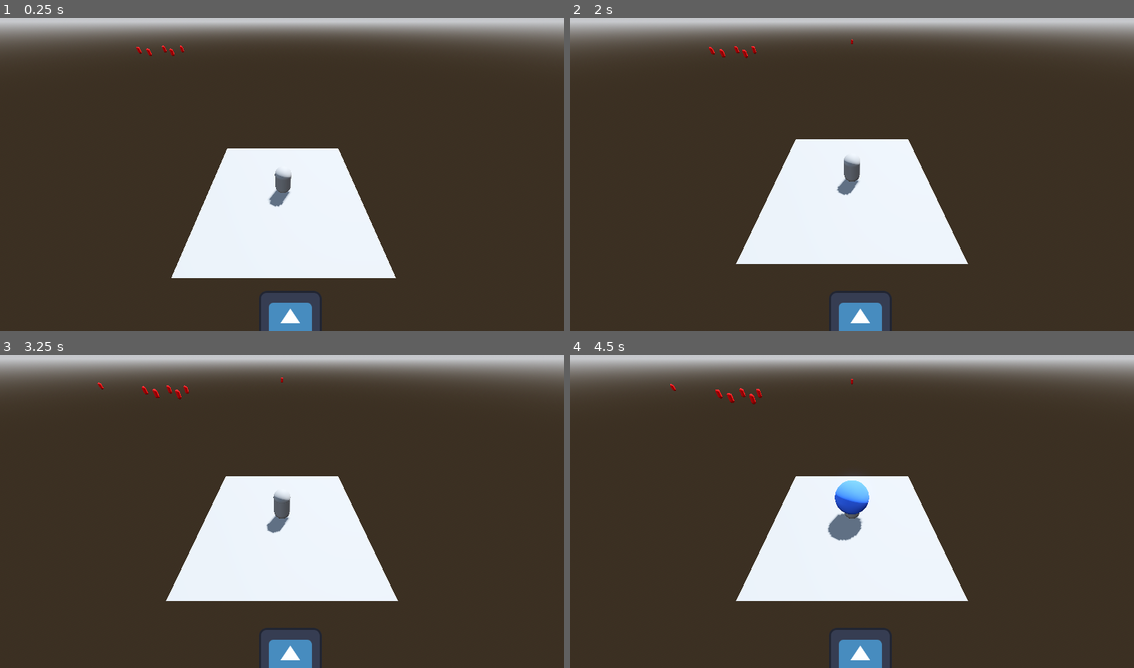
Above: before the commit, frames 1-4 (two rows, left to right).
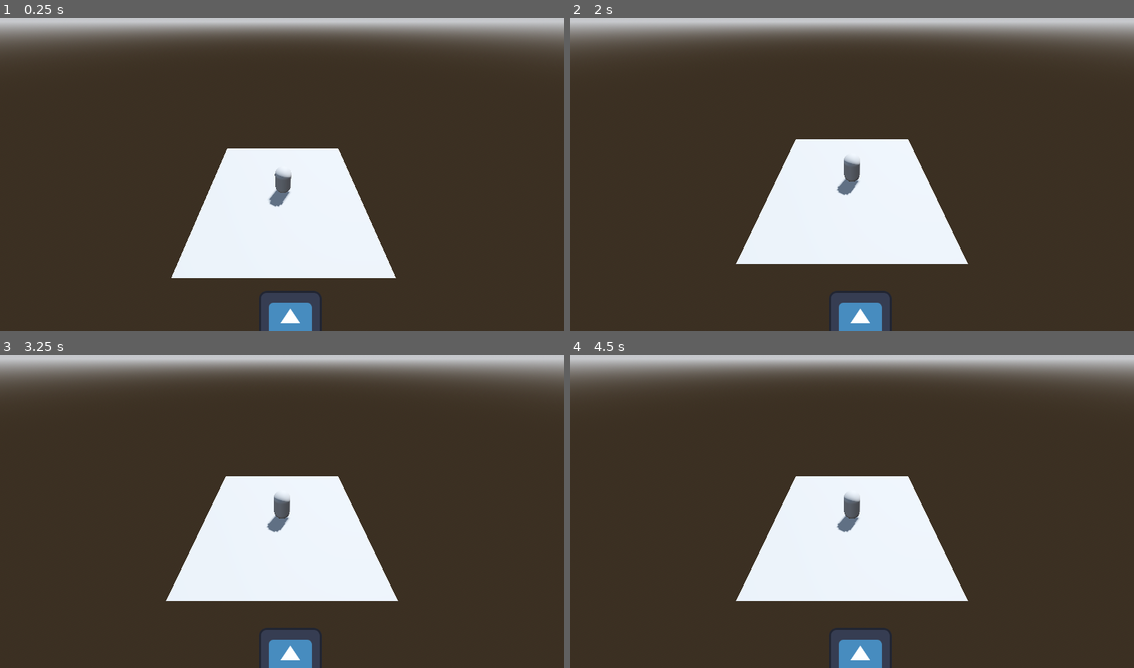
Above: after the commit, the same moments.

Repository: RadekWalaszczyk/ProjektJez
Game: Godot game, scene res://Scenes/test_scene.tscn
Same seed, same stepped clock (60 frames per second), same inputs: the game is played once before the commit and once after it. The engine's default icon, where the game draws it, is replaced by a stand-in: a white triangle on a blue panel in a dark square. Sound files missing from this copy of the repository are replaced by a short silence.
Inputs:
- Up to frame 1 (0.25 s): no input
- Up to frame 2 (2 s): hold Right (SpellRight) 0.53-1.28 s; hold Down (SpellDown) from 1.28 s (still down)
- Up to frame 3 (3.25 s): release Down (SpellDown) at 2.03 s; hold Right (SpellRight) 2.03-2.78 s; hold Up (SpellUp) from 2.78 s (still down)
- Up to frame 4 (4.5 s): release Up (SpellUp) at 3.53 s; hold Left (SpellLeft) from 3.53 s (still down); tap Enter at 4.25 s

The runs differ from the first frame. In frame 1, less than 0.1% of the frame differs, in the area x 24-33%, y 8-13%; in frame 2, less than 0.1%; in frame 3, 0.2%; in frame 4, 0.9%, in the area x 17-54%, y 7-60%.
Error after the commit: Invalid operands 'Vector3' and 'float' in operator '<'. (res://Scripts/SpellMoving.gd:17)

Commit message:
cos tam ten

Diff:
--- a/Prefabs/Enemy.tscn
+++ /dev/null
@@ -1,33 +0,0 @@
-[gd_scene load_steps=6 format=3 uid="uid://03an3wx3hf2"]
-
-[ext_resource type="Script" path="res://Scripts/EnemyTemporary.gd" id="1_3flk0"]
-
-[sub_resource type="CapsuleShape3D" id="CapsuleShape3D_tigcc"]
-
-[sub_resource type="StandardMaterial3D" id="StandardMaterial3D_1o8pg"]
-albedo_color = Color(1, 0, 0, 1)
-
-[sub_resource type="CapsuleMesh" id="CapsuleMesh_uvho3"]
-
-[sub_resource type="BoxShape3D" id="BoxShape3D_2tte3"]
-
-[node name="Enemy" type="RigidBody3D"]
-gravity_scale = 0.0
-can_sleep = false
-script = ExtResource("1_3flk0")
-
-[node name="CollisionShape3D" type="CollisionShape3D" parent="."]
-transform = Transform3D(0.8, 0, 0, 0, 0.8, 0, 0, 0, 0.8, 0, 0, 0)
-shape = SubResource("CapsuleShape3D_tigcc")
-
-[node name="MeshInstance3D" type="MeshInstance3D" parent="."]
-material_override = SubResource("StandardMaterial3D_1o8pg")
-mesh = SubResource("CapsuleMesh_uvho3")
-skeleton = NodePath("../..")
-
-[node name="Area3D" type="Area3D" parent="."]
-collision_layer = 2
-
-[node name="CollisionShape3D" type="CollisionShape3D" parent="Area3D"]
-transform = Transform3D(1.5, 0, 0, 0, 1.5, 0, 0, 0, 1.5, 0, 0, 0)
-shape = SubResource("BoxShape3D_2tte3")
--- a/Prefabs/Player.tscn
+++ b/Prefabs/Player.tscn
@@ -1,16 +1,13 @@
-[gd_scene load_steps=14 format=3 uid="uid://cjt64ue20a5f1"]
+[gd_scene load_steps=11 format=3 uid="uid://cjt64ue20a5f1"]
 
 [ext_resource type="Script" path="res://Scripts/PlayerController.gd" id="1_dyoh4"]
 [ext_resource type="Script" path="res://Scripts/CameraController.gd" id="2_rb82a"]
 [ext_resource type="Script" path="res://Scripts/SpellController.gd" id="3_ynroj"]
 [ext_resource type="Script" path="res://Scripts/BeatManager.gd" id="4_58vux"]
-[ext_resource type="PackedScene" uid="uid://wom7fr4ycw5y" path="res://Prefabs/Spells/SpellTemporary.tscn" id="4_l2lvl"]
+[ext_resource type="PackedScene" uid="uid://c5wsxgtgqh6m2" path="res://Prefabs/SpellsBasic/SpellBasic.tscn" id="4_ghpdn"]
 [ext_resource type="Texture2D" uid="uid://gh88pfdp6dlv" path="res://icon.svg" id="4_xoeax"]
-[ext_resource type="PackedScene" uid="uid://c5biu4oit5131" path="res://Prefabs/Spells/SpellAOETemp.tscn" id="5_i1tak"]
 [ext_resource type="AudioStream" uid="uid://bc7ugctiq70x4" path="res://Music/1-Trillion-BPM-_beats-per-minute_-Experiment.mp3" id="5_jstij"]
-[ext_resource type="PackedScene" uid="uid://bl1s80fh4bln2" path="res://Prefabs/Spells/SpellAOEComboTemp.tscn" id="6_btlrf"]
 [ext_resource type="Script" path="res://Scripts/EnemySpawnerTemp.gd" id="10_sw5ne"]
-[ext_resource type="PackedScene" uid="uid://03an3wx3hf2" path="res://Prefabs/Enemy.tscn" id="11_wvhgo"]
 
 [sub_resource type="CapsuleShape3D" id="CapsuleShape3D_sp17g"]
 
@@ -41,11 +38,9 @@
 
 [node name="SpellController" type="Node" parent="." node_paths=PackedStringArray("Beat")]
 script = ExtResource("3_ynroj")
+Beat = NodePath("../BeatManager")
 BeatMargin = 0.25
-Beat = NodePath("../BeatManager")
-Spell = ExtResource("4_l2lvl")
-SpellMine = ExtResource("5_i1tak")
-SpellCombo = ExtResource("6_btlrf")
+BasicSpells = Array[PackedScene]([ExtResource("4_ghpdn"), ExtResource("4_ghpdn"), ExtResource("4_ghpdn"), ExtResource("4_ghpdn")])
 
 [node name="DebugBeat" type="TextureRect" parent="SpellController"]
 offset_left = 529.0
@@ -61,13 +56,9 @@
 
 [node name="StartTimer" type="Timer" parent="BeatManager"]
 
-[node name="EnemySpawnerTemp" type="Node3D" parent="." node_paths=PackedStringArray("Player")]
+[node name="EnemySpawnerTemp" type="Node3D" parent="."]
 script = ExtResource("10_sw5ne")
-Player = NodePath("../PlayerController")
-Enemy = ExtResource("11_wvhgo")
-radius = 100.0
 
 [node name="Timer" type="Timer" parent="EnemySpawnerTemp"]
-autostart = true
 
 [connection signal="timeout" from="EnemySpawnerTemp/Timer" to="EnemySpawnerTemp" method="_on_timer_timeout"]
--- a/Prefabs/Spells/SpellAOEComboTemp.tscn
+++ /dev/null
@@ -1,42 +0,0 @@
-[gd_scene load_steps=5 format=3 uid="uid://bl1s80fh4bln2"]
-
-[ext_resource type="Script" path="res://Scripts/BasicTemporarySpell.gd" id="1_00drg"]
-
-[sub_resource type="StandardMaterial3D" id="StandardMaterial3D_tf1xq"]
-albedo_color = Color(0.239216, 0.431373, 0.0705882, 1)
-
-[sub_resource type="SphereMesh" id="SphereMesh_osvim"]
-
-[sub_resource type="SphereShape3D" id="SphereShape3D_dkwxi"]
-
-[node name="SpellTemporary" type="Node3D"]
-script = ExtResource("1_00drg")
-ProjectileSpeed = 0.0
-ProjectileDamage = 4.0
-DestroyInTime = true
-
-[node name="MeshInstance3D" type="MeshInstance3D" parent="."]
-transform = Transform3D(10, 0, 0, 0, 10, 0, 0, 0, 10, 0, 1, 0)
-material_override = SubResource("StandardMaterial3D_tf1xq")
-mesh = SubResource("SphereMesh_osvim")
-
-[node name="NearestEnemy" type="Area3D" parent="."]
-collision_mask = 2
-
-[node name="CollisionShape3D" type="CollisionShape3D" parent="NearestEnemy"]
-transform = Transform3D(30, 0, 0, 0, 30, 0, 0, 0, 30, 0, 0, 0)
-shape = SubResource("SphereShape3D_dkwxi")
-
-[node name="HitCollider" type="Area3D" parent="."]
-collision_mask = 2
-
-[node name="CollisionShape3D" type="CollisionShape3D" parent="HitCollider"]
-transform = Transform3D(10, 0, 0, 0, 10, 0, 0, 0, 10, 0, 1.00024, 0)
-shape = SubResource("SphereShape3D_dkwxi")
-
-[node name="Timer" type="Timer" parent="."]
-wait_time = 0.5
-autostart = true
-
-[connection signal="area_entered" from="HitCollider" to="." method="_on_hit_collider_area_entered"]
-[connection signal="timeout" from="Timer" to="." method="_on_timer_timeout"]
--- a/Prefabs/Spells/SpellAOETemp.tscn
+++ /dev/null
@@ -1,41 +0,0 @@
-[gd_scene load_steps=5 format=3 uid="uid://c5biu4oit5131"]
-
-[ext_resource type="Script" path="res://Scripts/BasicTemporarySpell.gd" id="1_johr6"]
-
-[sub_resource type="StandardMaterial3D" id="StandardMaterial3D_tf1xq"]
-albedo_color = Color(0.239216, 0.431373, 1, 1)
-
-[sub_resource type="SphereMesh" id="SphereMesh_osvim"]
-
-[sub_resource type="SphereShape3D" id="SphereShape3D_dkwxi"]
-
-[node name="SpellTemporary" type="Node3D"]
-script = ExtResource("1_johr6")
-ProjectileSpeed = 0.0
-ProjectileDamage = 2.0
-
-[node name="MeshInstance3D" type="MeshInstance3D" parent="."]
-transform = Transform3D(2, 0, 0, 0, 2, 0, 0, 0, 2, 0, 1, 0)
-material_override = SubResource("StandardMaterial3D_tf1xq")
-mesh = SubResource("SphereMesh_osvim")
-
-[node name="NearestEnemy" type="Area3D" parent="."]
-collision_mask = 2
-
-[node name="CollisionShape3D" type="CollisionShape3D" parent="NearestEnemy"]
-transform = Transform3D(30, 0, 0, 0, 30, 0, 0, 0, 30, 0, 0, 0)
-shape = SubResource("SphereShape3D_dkwxi")
-
-[node name="HitCollider" type="Area3D" parent="."]
-collision_mask = 2
-
-[node name="CollisionShape3D" type="CollisionShape3D" parent="HitCollider"]
-transform = Transform3D(2, 0, 0, 0, 2, 0, 0, 0, 2, 0, 1.00024, 0)
-shape = SubResource("SphereShape3D_dkwxi")
-
-[node name="Timer" type="Timer" parent="."]
-one_shot = true
-autostart = true
-
-[connection signal="area_entered" from="HitCollider" to="." method="_on_hit_collider_area_entered"]
-[connection signal="timeout" from="Timer" to="." method="_on_timer_timeout"]
--- a/Prefabs/Spells/SpellTemporary.tscn
+++ /dev/null
@@ -1,30 +0,0 @@
-[gd_scene load_steps=4 format=3 uid="uid://wom7fr4ycw5y"]
-
-[ext_resource type="Script" path="res://Scripts/BasicTemporarySpell.gd" id="1_5yii6"]
-
-[sub_resource type="SphereMesh" id="SphereMesh_osvim"]
-
-[sub_resource type="SphereShape3D" id="SphereShape3D_dkwxi"]
-
-[node name="SpellTemporary" type="Node3D"]
-script = ExtResource("1_5yii6")
-
-[node name="MeshInstance3D" type="MeshInstance3D" parent="."]
-transform = Transform3D(1, 0, 0, 0, 1, 0, 0, 0, 1, 0, 1, 0)
-mesh = SubResource("SphereMesh_osvim")
-
-[node name="NearestEnemy" type="Area3D" parent="."]
-collision_mask = 2
-
-[node name="CollisionShape3D" type="CollisionShape3D" parent="NearestEnemy"]
-transform = Transform3D(30, 0, 0, 0, 30, 0, 0, 0, 30, 0, 0, 0)
-shape = SubResource("SphereShape3D_dkwxi")
-
-[node name="HitCollider" type="Area3D" parent="."]
-collision_mask = 2
-
-[node name="CollisionShape3D" type="CollisionShape3D" parent="HitCollider"]
-transform = Transform3D(1, 0, 0, 0, 1, 0, 0, 0, 1, 0, 1.00024, 0)
-shape = SubResource("SphereShape3D_dkwxi")
-
-[connection signal="area_entered" from="HitCollider" to="." method="_on_hit_collider_area_entered"]
--- /dev/null
+++ b/Prefabs/SpellsBasic/SpellBasic.tscn
@@ -0,0 +1,16 @@
+[gd_scene load_steps=3 format=3 uid="uid://c5wsxgtgqh6m2"]
+
+[ext_resource type="Script" path="res://Scripts/SpellMoving.gd" id="1_4bull"]
+
+[sub_resource type="SphereShape3D" id="SphereShape3D_5t1g2"]
+
+[node name="SpellBasic" type="Node3D" node_paths=PackedStringArray("spellArea")]
+transform = Transform3D(1, 0, 0, 0, 1, 0, 0, 0, 1, 0, 0.66996, 0)
+script = ExtResource("1_4bull")
+spellFindRadius = 50.0
+spellArea = NodePath("FindNearestTarget")
+
+[node name="FindNearestTarget" type="Area3D" parent="."]
+
+[node name="CollisionShape3D" type="CollisionShape3D" parent="FindNearestTarget"]
+shape = SubResource("SphereShape3D_5t1g2")
--- a/Scenes/test_scene.tscn
+++ b/Scenes/test_scene.tscn
@@ -1,7 +1,6 @@
-[gd_scene load_steps=7 format=3 uid="uid://cdoxtd6fdimqo"]
+[gd_scene load_steps=6 format=3 uid="uid://cdoxtd6fdimqo"]
 
 [ext_resource type="PackedScene" uid="uid://cjt64ue20a5f1" path="res://Prefabs/Player.tscn" id="1_buah7"]
-[ext_resource type="PackedScene" uid="uid://03an3wx3hf2" path="res://Prefabs/Enemy.tscn" id="2_f43qh"]
 
 [sub_resource type="ProceduralSkyMaterial" id="ProceduralSkyMaterial_uhq63"]
 sky_horizon_color = Color(0.64625, 0.65575, 0.67075, 1)
@@ -32,51 +31,3 @@
 mesh = SubResource("PlaneMesh_r3bhg")
 
 [node name="Player" parent="." instance=ExtResource("1_buah7")]
-
-[node name="Enemy44" parent="." instance=ExtResource("2_f43qh")]
-transform = Transform3D(1, 0, 0, 0, 1, 0, 0, 0, 1, 53.1253, 0.945802, 28.8702)
-
-[node name="Enemy45" parent="." instance=ExtResource("2_f43qh")]
-transform = Transform3D(1, 0, 0, 0, 1, 0, 0, 0, 1, 53.8934, 0.945804, 37.7595)
-
-[node name="Enemy46" parent="." instance=ExtResource("2_f43qh")]
-transform = Transform3D(1, 0, 0, 0, 1, 0, 0, 0, 1, -8.19331, 0.945802, 54.5236)
-
-[node name="Enemy47" parent="." instance=ExtResource("2_f43qh")]
-transform = Transform3D(1, 0, 0, 0, 1, 0, 0, 0, 1, -1.19302, 0.945802, 59.9695)
-
-[node name="Enemy49" parent="." instance=ExtResource("2_f43qh")]
-transform = Transform3D(1, 0, 0, 0, 1, 0, 0, 0, 1, 5.88702, 0.945802, 51.2275)
-
-[node name="Enemy50" parent="." instance=ExtResource("2_f43qh")]
-transform = Transform3D(1, 0, 0, 0, 1, 0, 0, 0, 1, 6.65521, 0.945804, 60.1169)
-
-[node name="Enemy51" parent="." instance=ExtResource("2_f43qh")]
-transform = Transform3D(1, 0, 0, 0, 1, 0, 0, 0, 1, -72.7749, 0.945802, 15.5415)
-
-[node name="Enemy52" parent="." instance=ExtResource("2_f43qh")]
-transform = Transform3D(1, 0, 0, 0, 1, 0, 0, 0, 1, -65.7746, 0.945802, 20.9874)
-
-[node name="Enemy53" parent="." instance=ExtResource("2_f43qh")]
-transform = Transform3D(1, 0, 0, 0, 1, 0, 0, 0, 1, -65.2415, 0.945802, 12.3527)
-
-[node name="Enemy54" parent="." instance=ExtResource("2_f43qh")]
-transform = Transform3D(1, 0, 0, 0, 1, 0, 0, 0, 1, -58.6945, 0.945802, 12.2454)
-
-[node name="Enemy55" parent="." instance=ExtResource("2_f43qh")]
-transform = Transform3D(1, 0, 0, 0, 1, 0, 0, 0, 1, -57.9263, 0.945804, 21.1347)
-
-[node name="Enemy56" parent="." instance=ExtResource("2_f43qh")]
-transform = Transform3D(1, 0, 0, 0, 1, 0, 0, 0, 1, -52.0565, 0.945802, -65.4229)
-
-[node name="Enemy57" parent="." instance=ExtResource("2_f43qh")]
-transform = Transform3D(1, 0, 0, 0, 1, 0, 0, 0, 1, -45.0562, 0.945802, -59.9769)
-
-[node name="Enemy58" parent="." instance=ExtResource("2_f43qh")]
-transform = Transform3D(1, 0, 0, 0, 1, 0, 0, 0, 1, -44.5232, 0.945802, -68.6116)
-
-[node name="Enemy59" parent="." instance=ExtResource("2_f43qh")]
-transform = Transform3D(1, 0, 0, 0, 1, 0, 0, 0, 1, -37.9762, 0.945802, -68.7189)
-
-[node name="Enemy60" parent="." instance=ExtResource("2_f43qh")]
-transform = Transform3D(1, 0, 0, 0, 1, 0, 0, 0, 1, -37.208, 0.945804, -59.8296)
--- a/Scripts/BasicTemporarySpell.gd
+++ /dev/null
@@ -1,36 +0,0 @@
-extends Node3D
-
-@export var ProjectileSpeed : float = 1
-@export var ProjectileDamage : float = 1
-@export var DestroyInTime : bool = false
-
-var target : Node3D
-
-func _physics_process(delta):
-	if target == null:
-		var allPossTargets = $NearestEnemy.get_overlapping_areas()
-		var shortestDistance : float = 150
-		for possTarget in allPossTargets:
-			var currDist = (possTarget.global_position - global_position).length()
-			if currDist < shortestDistance:
-				shortestDistance = currDist
-				target = possTarget
-		return
-
-	look_at(target.global_position)
-	global_position += transform.basis * Vector3.FORWARD * ProjectileSpeed
-	pass
-
-
-func _on_hit_collider_area_entered(area: Area3D):
-	var enemy = area.get_parent() as EnemyTemporary
-	if enemy != null:
-		enemy.GetDamage(ProjectileDamage)
-	if !DestroyInTime:
-		queue_free()
-	pass
-
-
-func _on_timer_timeout():
-	queue_free()
-	pass
--- a/Scripts/EnemyTemporary.gd
+++ /dev/null
@@ -1,21 +0,0 @@
-extends Node3D
-class_name EnemyTemporary
-
-@export var HealthPoints : int = 4
-
-var player : CharacterBody3D
-
-func _ready():
-	player = get_node("../Player/PlayerController")
-	pass
-
-func _physics_process(delta : float):
-	if player != null:
-		look_at(player.global_position)
-		global_position += transform.basis * Vector3.FORWARD * 0.1
-	pass
-
-func GetDamage(damage : int) -> void:
-	HealthPoints -= damage
-	if HealthPoints <= 0:
-		queue_free()
--- a/Scripts/SpellController.gd
+++ b/Scripts/SpellController.gd
@@ -1,15 +1,15 @@
 extends Node
 
+@export var Beat : BeatManager
 @export_range(0.1, 0.5) var BeatMargin : float
-@export var Beat : BeatManager
+@export var BasicSpells : Array[PackedScene]
 
-@export var Spell : PackedScene
-@export var SpellMine : PackedScene
-@export var SpellCombo : PackedScene
+# U - górny spell - 0
+# R - prawy spell - 1
+# D - dolny spell - 2
+# L - lewy spell  - 3
 
-var combo : Array[String] = ["L", "U", "U", "L"]
 var currCombo : Array[String]
-
 var currentBeat = 0
 
 func _ready():
@@ -28,35 +28,36 @@
 	var isInBeat = beat.y <= BeatMargin and currentBeat != beat.x
 
 	if Input.is_action_just_pressed("SpellUp"):
-		print(beat.y)
 		if isInBeat:
-			currentBeat = beat.x
-			var newSpell = Spell.instantiate()
-			add_sibling(newSpell)
-			newSpell.global_position = $"../PlayerController".global_position
-			newSpell.global_rotation = $"../PlayerController".global_rotation
-			BuildCombo("U")
+			CastSpell("U", beat.x, 0)
+		else:
+			currCombo.clear()
+
+	if Input.is_action_just_pressed("SpellRight"):
+		if isInBeat:
+			CastSpell("R", beat.x, 1)
+		else:
+			currCombo.clear()
+
+	if Input.is_action_just_pressed("SpellDown"):
+		if isInBeat:
+			CastSpell("D", beat.x, 2)
 		else:
 			currCombo.clear()
 
 	if Input.is_action_just_pressed("SpellLeft"):
-		print(beat.y)
 		if isInBeat:
-			currentBeat = beat.x
-			var newSpell = SpellMine.instantiate()
-			add_sibling(newSpell)
-			newSpell.global_position = $"../PlayerController".global_position
-			newSpell.global_rotation = $"../PlayerController".global_rotation
-			BuildCombo("L")
+			CastSpell("L", beat.x, 3)
 		else:
 			currCombo.clear()
 
-func BuildCombo(currInput : String):
+func CastSpell(currInput : String, beat : int, spell : int):
+	var newSpell = BasicSpells[spell].instantiate()
+	get_tree().root.add_child(newSpell)
+	newSpell.global_position = $"../PlayerController".global_position
+
+	currentBeat = beat
 	currCombo.push_front(currInput)
 	currCombo.resize(4)
-	if currCombo == combo:
-		var newSpell = SpellCombo.instantiate()
-		add_sibling(newSpell)
-		newSpell.global_position = $"../PlayerController".global_position
-		newSpell.global_rotation = $"../PlayerController".global_rotation
-		currCombo.clear()
+
+	currCombo.clear()
--- /dev/null
+++ b/Scripts/SpellMoving.gd
@@ -0,0 +1,23 @@
+extends Node3D
+class_name SpellMoving
+
+@export var spellSpeed : float = 1
+@export var spellFindRadius : float = 1
+@export var spellArea : Area3D
+
+var target : Node3D
+
+func _process(delta):
+	if target == null:
+		spellArea.scale *= spellFindRadius
+		var areas = spellArea.get_overlapping_areas()
+		var shortestDist = INF
+		for area in areas:
+			var currDist = global_position - area.global_position
+			if currDist < shortestDist:
+				currDist = shortestDist
+				target = area
+	else:
+		look_at(target.global_position)
+		translate(transform.basis.z * spellSpeed)
+	pass
